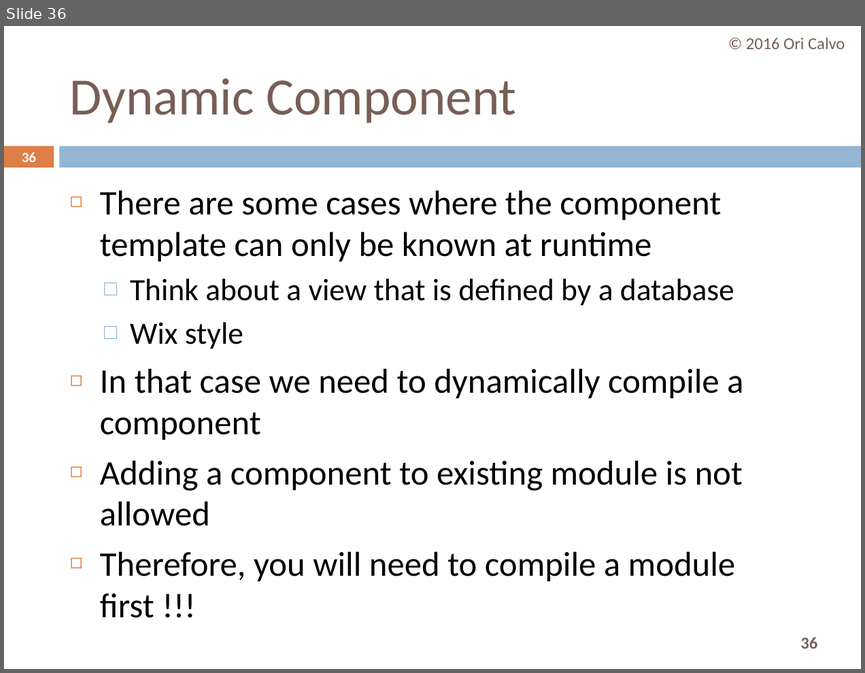
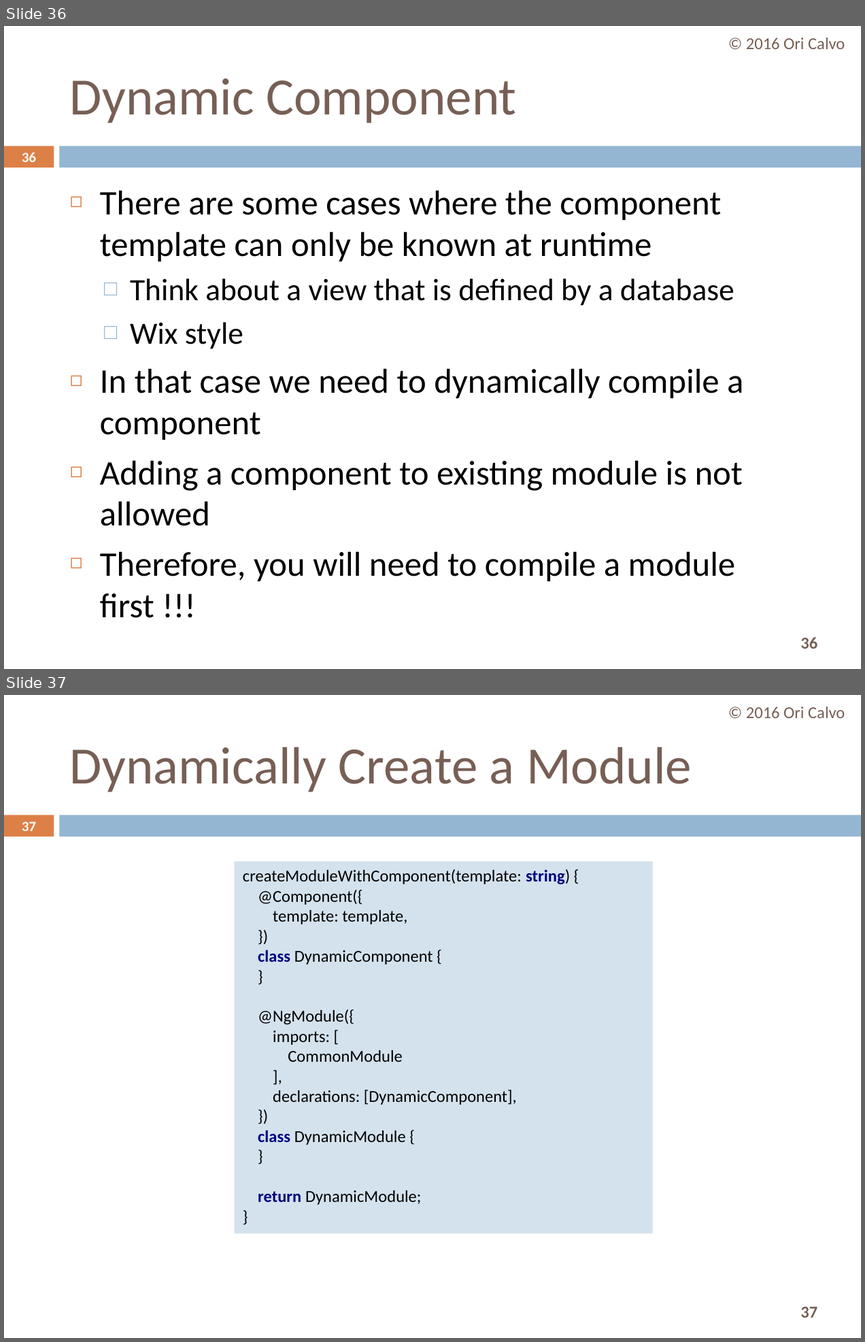
Before and after one commit to oricalvo/course-angular, a slide deck: PPTs/06 Advanced Components.pptx. Shown one above the other, each under a label of ours: slide 36 before the commit, slides 36 and 37 after it. The pictures are 865x673 and 865x1342 pixels, drawn with LibreOffice and Linux fonts; fonts in the diff are those of the drawing. Boxes give left, top, right and bottom in pixels: in the first picture for what was removed or moved away, otherwise in the second. Text is boxed around its words. In the diff, an @@ line names an element or a change of style, - is before the commit and + after.

```diff
--- a/PPTs/06 Advanced Components.pptx
+++ b/PPTs/06 Advanced Components.pptx
@@ slide 37 added at [4,695,861,1338], background #FFFFFF; not listed: 3 template elements that a slide beside it also shows @@
@@ text added at [746,707,844,718], 14 pt, text #775F55 @@
+© 2016 Ori Calvo
@@ title added at [70,747,691,792], 44 pt, text #775F55 @@
+Dynamically Create a Module
@@ page number added at [22,821,36,831], 11.9 pt, text #FFFFFF, bold @@
+37
@@ rectangle added at [235,861,653,1233], fill #D4E2ED, 14 pt, text #000000 @@
+createModuleWithComponent(template: string) {
+@Component({
+template: template,
+})
+class DynamicComponent {
+}
+@NgModule({
+imports: [
+CommonModule
+],
+declarations: [DynamicComponent],
+})
+class DynamicModule {
+}
+return DynamicModule;
+}
```
Also in this commit, not shown: 1 slide changed, 22 other files.
